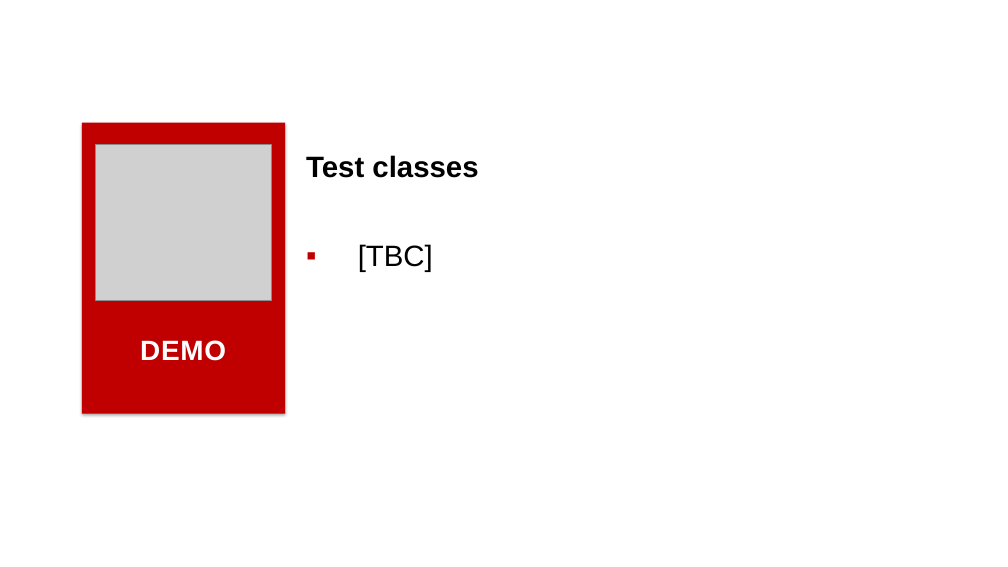
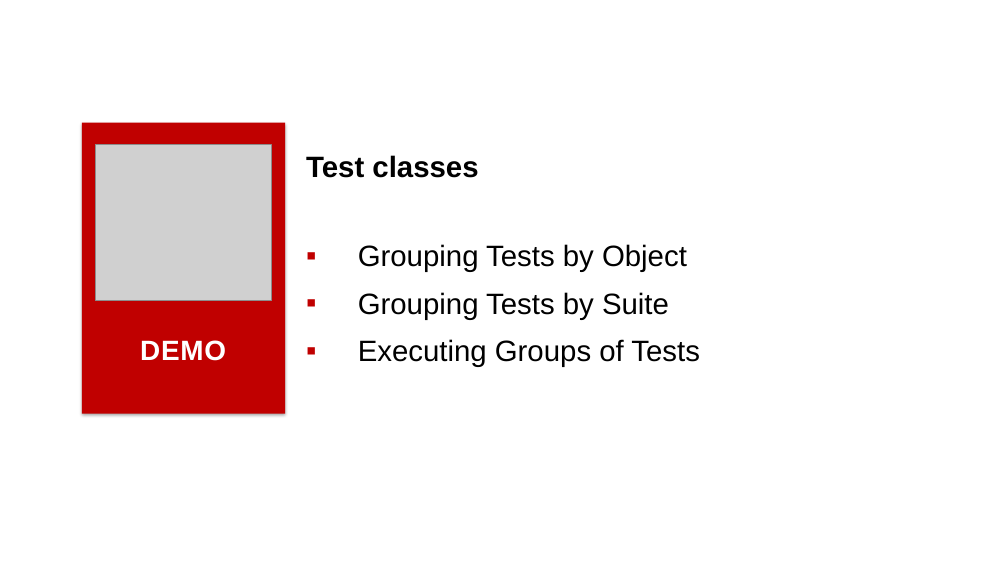
Before and after one commit to way0utwest/TestingTSQL, a slide deck: slide 27 of DB-Delivery-Get-Testing-TSQL.pptx. Drawn at 1008x567 pixels with LibreOffice and Linux fonts; fonts in the diff are those of the drawing; grey boxes stand for pictures. Boxes give left, top, right and bottom in pixels: in the first picture for what was removed or moved away, otherwise in the second. Text is boxed around its words. In the diff, an @@ line names an element or a change of style, - is before the commit and + after.

```diff
--- a/DB-Delivery-Get-Testing-TSQL.pptx
+++ b/DB-Delivery-Get-Testing-TSQL.pptx
@@ text at box(358, 244, 700, 367): text changed @@
-  ▪ [TBC]
+  ▪ Grouping Tests by Object
+  ▪ Grouping Tests by Suite
+  ▪ Executing Groups of Tests
```
Also in this commit, not shown: 2 other slides changed.
